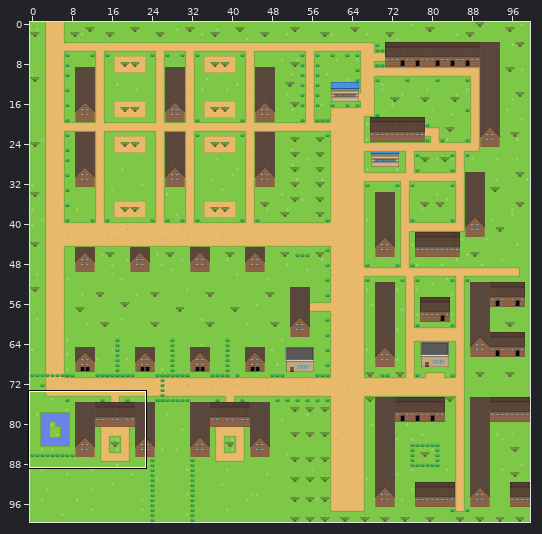
A Tiled map gets an edit: core/assets/maps/map.tmx. The first picture is a wide view before the edit; the outline marks the close-up.
Close-up. Earlier state:
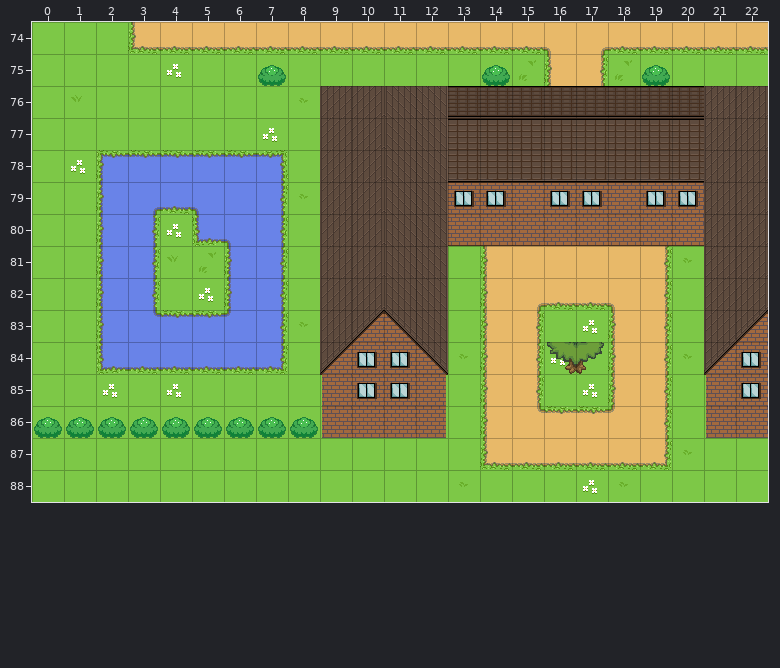
Cells are 32x32 px. Shown: x 0..22, y 74..88.
New version:
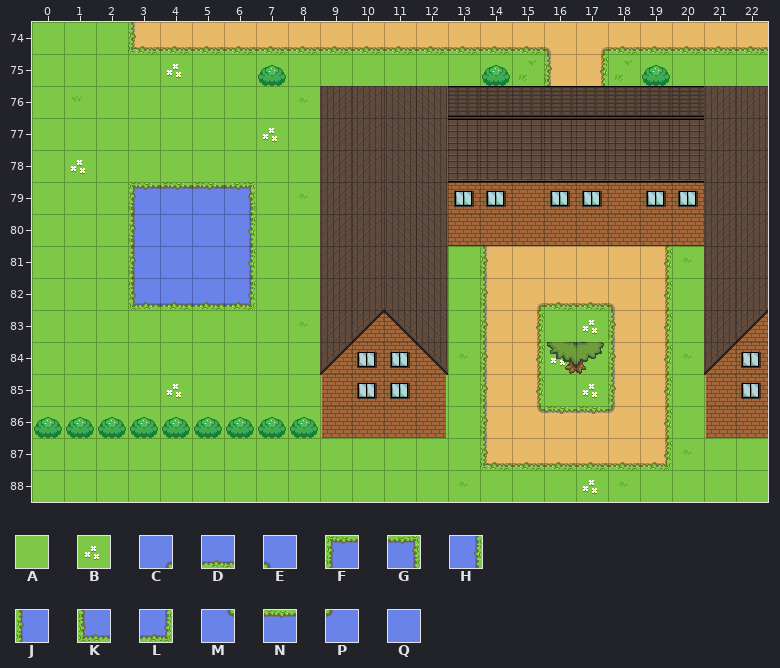
Key: from "Tileset": A 0, B 25, C 206, D 207, E 208, F 209, G 210, H 226, J 228, K 229, L 230, M 246, N 247, P 248, Q 249.
_ is an empty cell, # one hidden under a higher layer.
Tiles of an added or newly shown layer are drawn over the layers below it.
Author's note on the commit: water rendered on separate layer for collision detection
From old to new:
{"where": "layer \"Base\""}
{"y":78,"x":2,"old":"FNNNNG","new":"AAAAAA"}
{"y":79,"x":2,"old":"JCDEQH","new":"A####A"}
{"y":80,"x":2,"old":"JH","new":"A#"}
{"y":80,"x":5,"old":"KEH","new":"##A"}
{"y":81,"x":2,"old":"JH","new":"A#"}
{"y":81,"x":6,"old":"JH","new":"#A"}
{"y":82,"x":2,"old":"JH","new":"A#"}
{"y":82,"x":6,"old":"JH","new":"#A"}
{"y":83,"x":2,"old":"JMNNPH","new":"AAAAAA"}
{"y":84,"x":2,"old":"KDDDDL","new":"AAAAAA"}
{"y":85,"x":2,"old":"B","new":"A"}
{"where": "layer \"Water\" (added)"}
{"y":79,"x":3,"old":"____","new":"FNNG"}
{"y":80,"x":3,"old":"____","new":"JQQH"}
{"y":81,"x":3,"old":"____","new":"JQQH"}
{"y":82,"x":3,"old":"____","new":"KDDL"}
